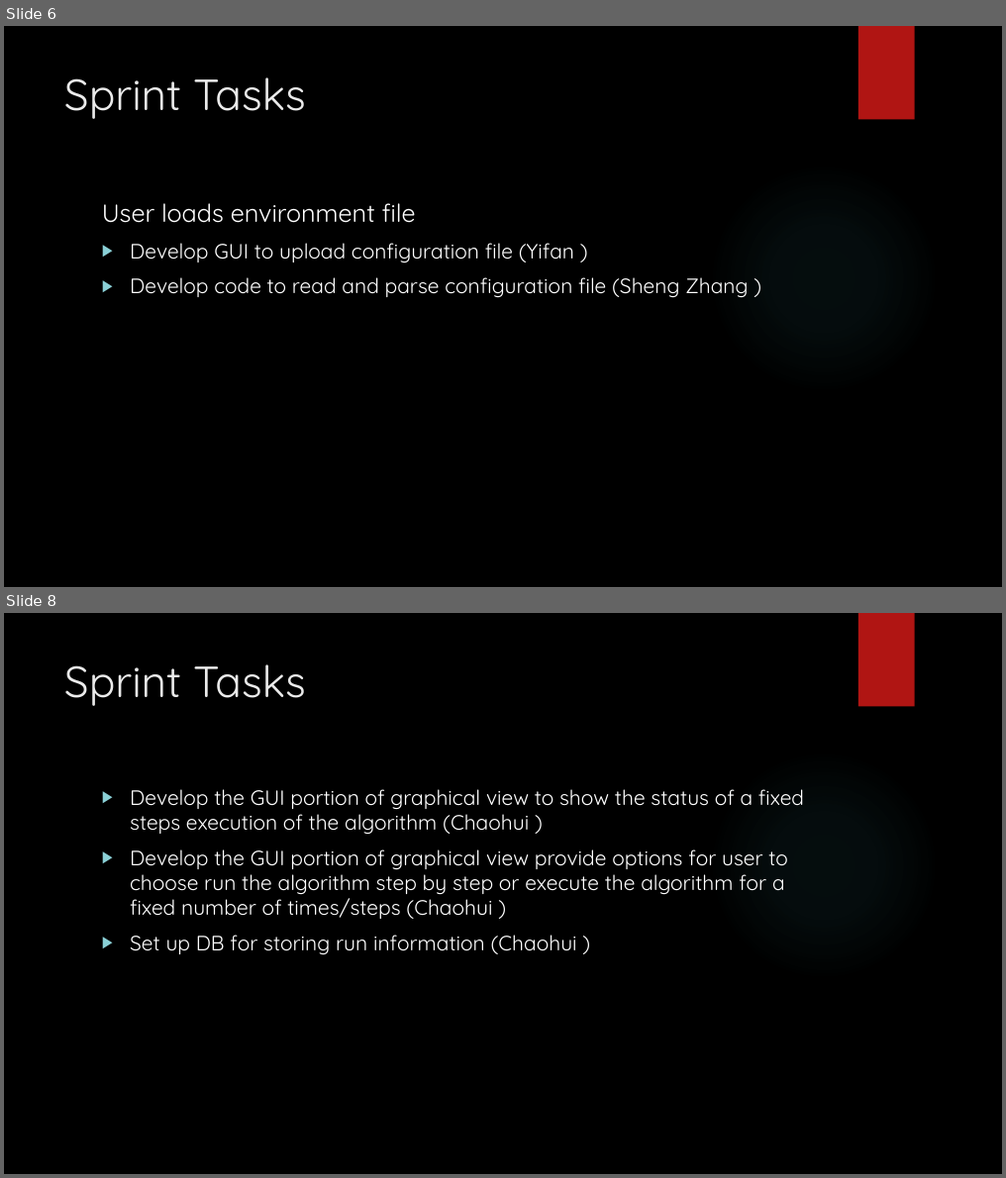
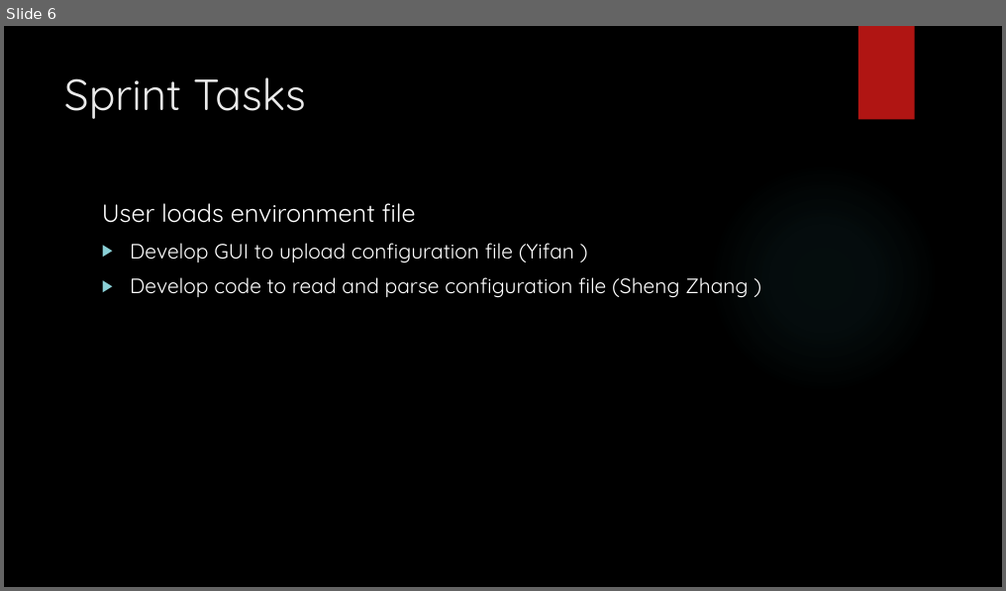
Before and after one commit to 2012215434/CS744, a slide deck: documents/second_presentation.pptx. Shown one above the other, each under a label of ours: slides 6 and 8 before the commit, slide 6 after it; the slides between them are not shown. The pictures are 1006x1178 and 1006x591 pixels, drawn with LibreOffice and Linux fonts; fonts in the diff are those of the drawing; background and template pictures are left out. Boxes give left, top, right and bottom in pixels: in the first picture for what was removed or moved away, otherwise in the second. Text is boxed around its words. In the diff, an @@ line names an element or a change of style, - is before the commit and + after.

```diff
--- a/documents/second_presentation.pptx
+++ b/documents/second_presentation.pptx
@@ slide 8 removed at <box>4,613,1002,1174</box>, background picture (left out); not listed: 2 template elements that a slide beside it also shows @@
@@ title removed at <box>64,664,305,706</box> @@
-Sprint Tasks
@@ text removed at <box>130,789,804,956</box> @@
-▶ Develop the GUI portion of graphical view to show the status of a fixed steps execution of the algorithm (Chaohui )
-▶ Develop the GUI portion of graphical view provide options for user to choose run the algorithm step by step or execute the algorithm for a fixed number of times/steps (Chaohui )
-▶ Set up DB for storing run information (Chaohui )
```
Also in this commit, not shown: 1 slide changed.
